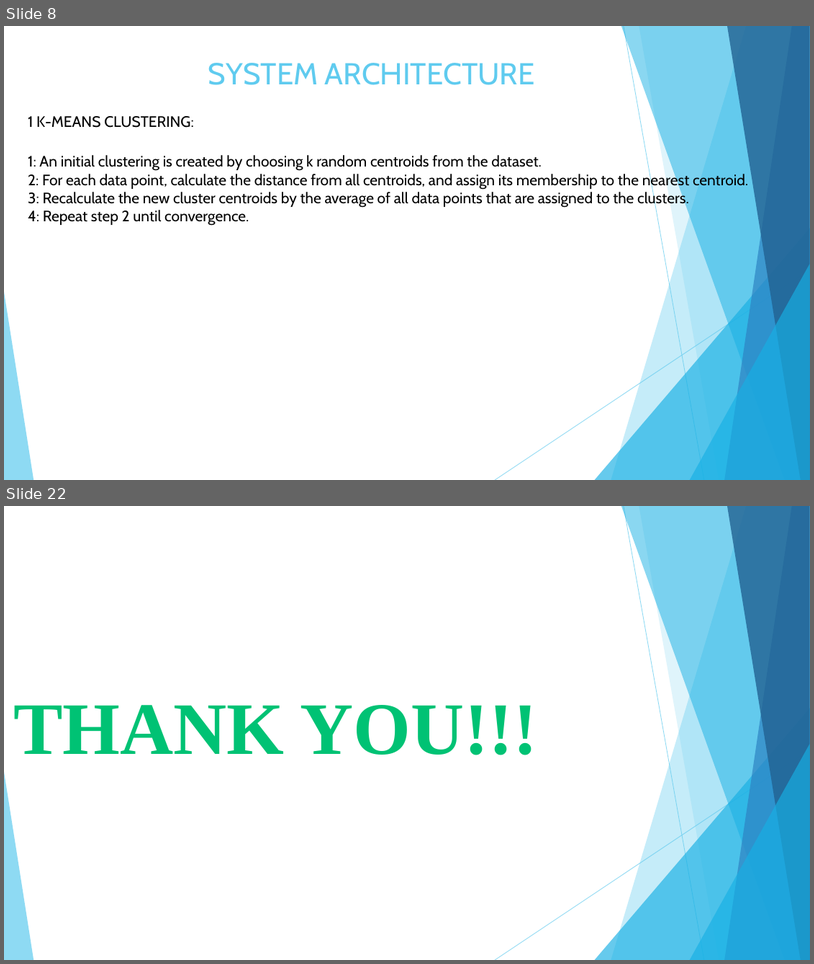
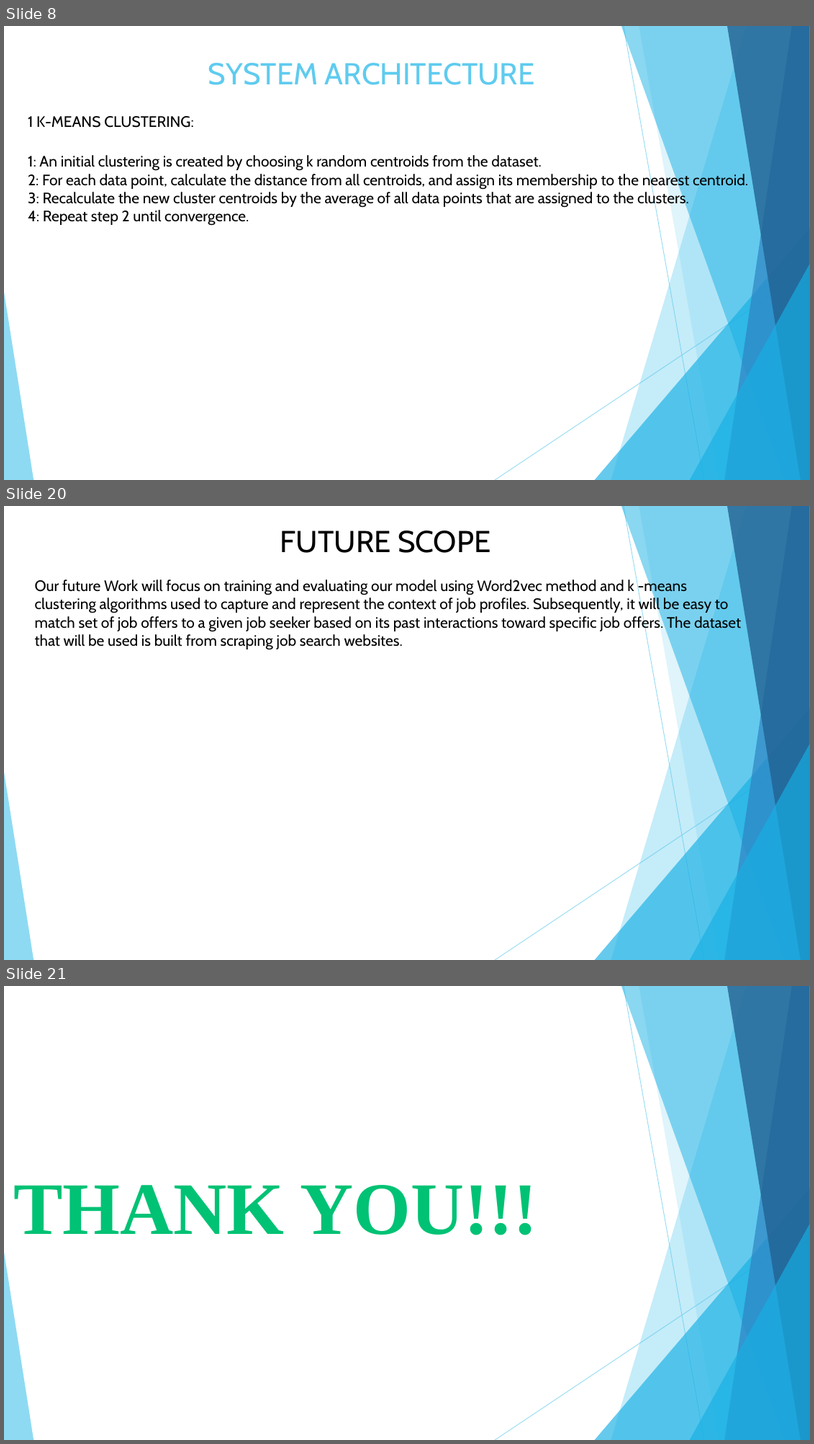
Before and after one commit to Vaibhav-Dharmik/project_reports_final_yr, a slide deck: final_submission_ppt.pptx. Shown one above the other, each under a label of ours: slides 8 and 22 before the commit, slides 8, 20 and 21 after it; the slides between them are not shown. The pictures are 814x964 and 814x1444 pixels, drawn with LibreOffice and Linux fonts; fonts in the diff are those of the drawing. Boxes give left, top, right and bottom in pixels: in the first picture for what was removed or moved away, otherwise in the second. Text is boxed around its words. In the diff, an @@ line names an element or a change of style, - is before the commit and + after.

```diff
--- a/final_submission_ppt.pptx
+++ b/final_submission_ppt.pptx
@@ slide 20 added at [4, 506, 810, 960], background #FFFFFF; not listed: 10 template elements that a slide beside it also shows @@
@@ text added at [35, 530, 741, 650], 18 pt, text #000000 @@
+FUTURE SCOPE
+Our future Work will focus on training and evaluating our model using Word2vec method and k -means clustering algorithms used to capture and represent the context of job profiles. Subsequently, it will be easy to match set of job offers to a given job seeker based on its past interactions toward specific job offers. The dataset that will be used is built from scraping job search websites.
@@ what was slide 22 is now slide 21 @@
```
Also in this commit, not shown: 2 slides changed, 11 other slides added, 13 slides removed, 1 other file.
